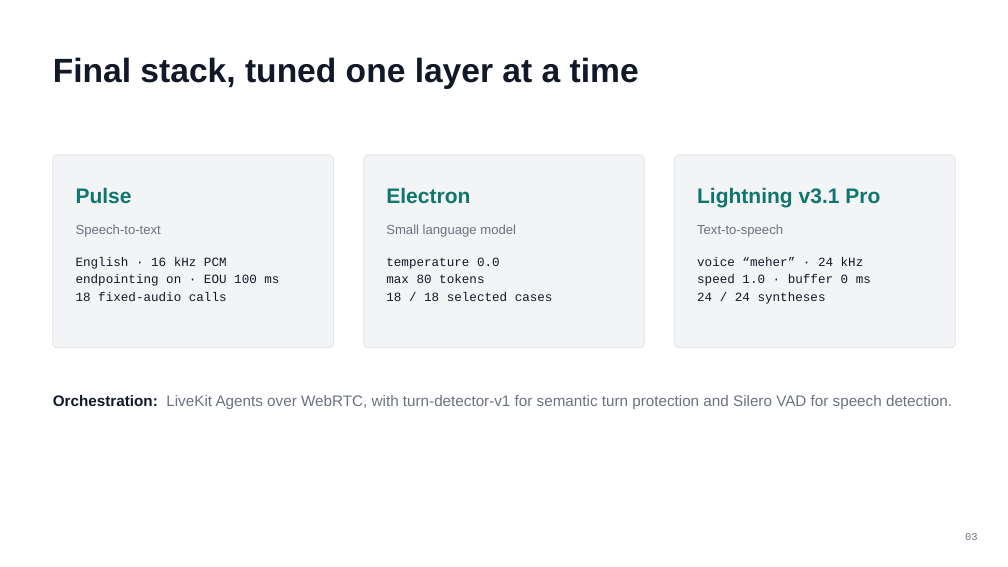
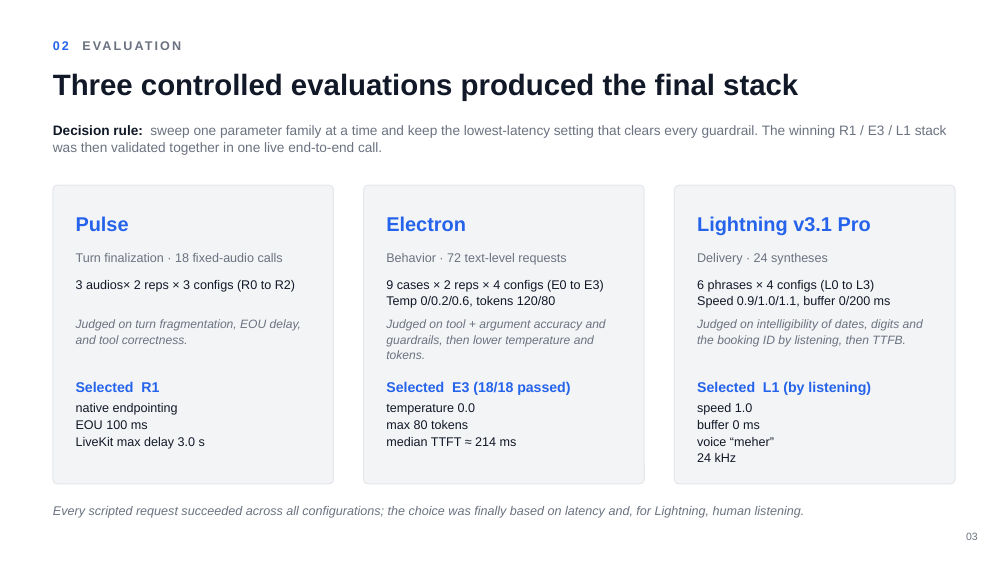
Before and after one commit to Akshita-Garg/voice-agent-eval, a slide deck: slide 3 of Smallest_Voice_Agent_Report.pptx. Drawn at 1008x567 pixels with LibreOffice and Linux fonts; fonts in the diff are those of the drawing. Boxes give left, top, right and bottom in pixels: in the first picture for what was removed or moved away, otherwise in the second. Text is boxed around its words. In the diff, an @@ line names an element or a change of style, - is before the commit and + after.

Commit message:
chore: finalize voice agent assignment

```diff
--- a/Smallest_Voice_Agent_Report.pptx
+++ b/Smallest_Voice_Agent_Report.pptx
@@ text added at (x1=53, y1=41, x2=69, y2=50), 12 pt, text #6B7280, bold @@
+02 EVALUATION
@@ text at (x1=53, y1=73, x2=798, y2=101): text changed; size 32 to 28 pt @@
-Final stack, tuned one layer at a time
+Three controlled evaluations produced the final stack
@@ text "Three controlled evaluations produced the ..." at (x1=53, y1=73, x2=798, y2=101): vertical alignment middle to top @@
@@ text added at (x1=53, y1=125, x2=947, y2=155), 13 pt, text #6B7280 @@
+Decision rule: sweep one parameter family at a time and keep the lowest-latency setting that clears every guardrail. The winning R1 / E3 / L1 stack was then validated together in one live end-to-end call.
@@ rounded rectangle resized from (x1=53, y1=155, x2=333, y2=348) to (x1=53, y1=185, x2=333, y2=484) @@
@@ text "Pulse" moved from (x1=76, y1=187, x2=132, y2=204) to (x1=76, y1=216, x2=129, y2=231) @@
@@ rounded rectangle resized from (x1=364, y1=155, x2=644, y2=348) to (x1=364, y1=185, x2=644, y2=484) @@
@@ size 20 to 19 pt, text colour #0F766E to #2563EB in 3 elements at (x1=76, y1=216, x2=129, y2=231), (x1=697, y1=216, x2=871, y2=235), (x1=386, y1=216, x2=466, y2=231) @@
@@ text "Electron" moved from (x1=386, y1=187, x2=470, y2=204) to (x1=386, y1=216, x2=466, y2=231) @@
@@ proportions changed in 3 elements at (x1=53, y1=185, x2=333, y2=484), (x1=364, y1=185, x2=644, y2=484), (x1=675, y1=185, x2=955, y2=484) @@
@@ rounded rectangle resized from (x1=675, y1=155, x2=955, y2=348) to (x1=675, y1=185, x2=955, y2=484) @@
@@ text "Lightning v3.1 Pro" moved from (x1=697, y1=187, x2=880, y2=207) to (x1=697, y1=216, x2=871, y2=235) @@
@@ text removed at (x1=386, y1=224, x2=516, y2=237) @@
-Small language model
@@ text at (x1=76, y1=253, x2=283, y2=262): text changed; size 12.5 to 12 pt @@
-Speech-to-text
+Turn finalization · 18 fixed-audio calls
@@ text added at (x1=386, y1=253, x2=566, y2=265), 12 pt, text #6B7280 @@
+Behavior · 72 text-level requests
@@ text added at (x1=697, y1=253, x2=828, y2=265), 12 pt, text #6B7280 @@
+Delivery · 24 syntheses
@@ text at (x1=76, y1=280, x2=295, y2=292): text changed; font Courier New to Arial @@
-English · 16 kHz PCM
-endpointing on · EOU 100 ms
-18 fixed-audio calls
+3 audios× 2 reps × 3 configs (R0 to R2)
@@ text "9 cases × 2 reps ..." at (x1=386, y1=280, x2=604, y2=308): vertical alignment middle to top @@
@@ text at (x1=386, y1=280, x2=604, y2=308): text changed; size 12.5 to 12 pt; text colour #6B7280 to #111827 @@
-Text-to-speech
+9 cases × 2 reps × 4 configs (E0 to E3)
+Temp 0/0.2/0.6, tokens 120/80
@@ text at (x1=697, y1=280, x2=891, y2=308): text changed; font Courier New to Arial @@
-voice “meher” · 24 kHz
-speed 1.0 · buffer 0 ms
-24 / 24 syntheses
+6 phrases × 4 configs (L0 to L3)
+Speed 0.9/1.0/1.1, buffer 0/200 ms
@@ text added at (x1=76, y1=319, x2=301, y2=344), 11.5 pt, text #6B7280, italic @@
+Judged on turn fragmentation, EOU delay, and tool correctness.
@@ text added at (x1=386, y1=319, x2=606, y2=359), 11.5 pt, text #6B7280, italic @@
+Judged on tool + argument accuracy and guardrails, then lower temperature and tokens.
@@ text added at (x1=697, y1=319, x2=923, y2=346), 11.5 pt, text #6B7280, italic @@
+Judged on intelligibility of dates, digits and the booking ID by listening, then TTFB.
@@ text added at (x1=76, y1=381, x2=159, y2=392), 13.5 pt, text #2563EB, bold @@
+Selected R1
@@ text at (x1=386, y1=381, x2=570, y2=395): text changed; size 14.5 to 13.5 pt; text colour #6B7280 to #2563EB; bold on @@
-Orchestration: LiveKit Agents over WebRTC, with turn-detector-v1 for semantic turn protection and Silero VAD for speech detection.
+Selected E3 (18/18 passed)
@@ text added at (x1=697, y1=381, x2=871, y2=395), 13.5 pt, text #2563EB, bold @@
+Selected L1 (by listening)
@@ text added at (x1=76, y1=403, x2=205, y2=449), 12 pt, text #111827 @@
+native endpointing
+EOU 100 ms
+LiveKit max delay 3.0 s
@@ text at (x1=386, y1=403, x2=475, y2=429): font Courier New to Arial in "temperature 0.0", "max 80 tokens"; line spacing 1.15 to 1.1 @@
@@ text "temperature 0.0" moved from (x1=386, y1=257, x2=553, y2=301) to (x1=386, y1=403, x2=517, y2=446) @@
@@ text added at (x1=697, y1=403, x2=774, y2=462), 12 pt, text #111827 @@
+speed 1.0
+buffer 0 ms
+voice “meher”
+24 kHz
@@ text at (x1=386, y1=437, x2=517, y2=446): text changed; font Courier New to Arial @@
-18 / 18 selected cases
+median TTFT ≈ 214 ms
@@ text added at (x1=53, y1=506, x2=805, y2=518), 12 pt, text #6B7280, italic @@
+Every scripted request succeeded across all configurations; the choice was finally based on latency and, for Lightning, human listening.
@@ text "03" at (x1=966, y1=532, x2=978, y2=540): font Courier New to Arial @@
```
Also in this commit, not shown: 8 other slides changed, 13 other files.
